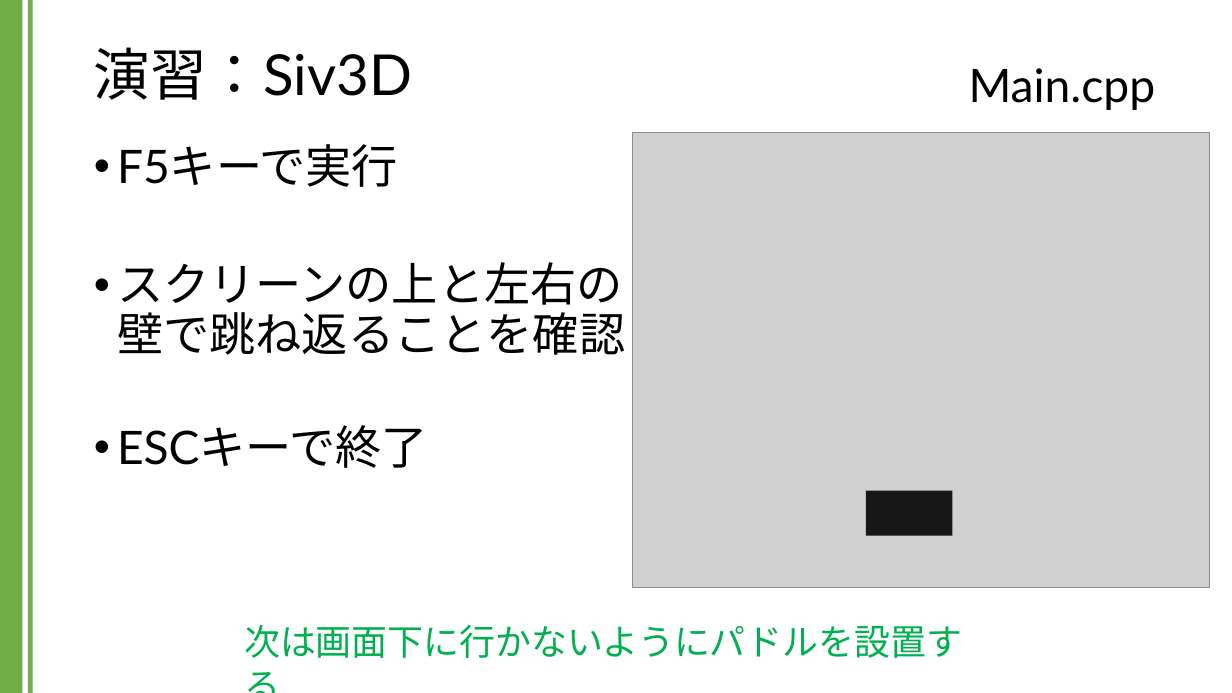
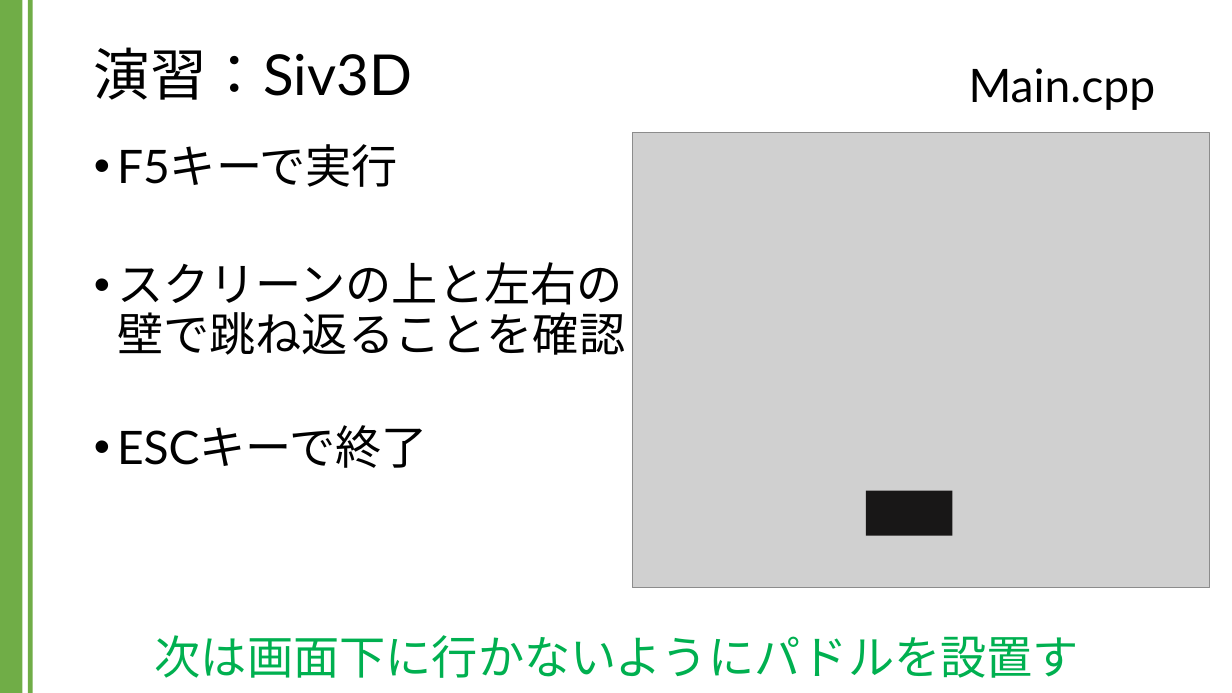
Before and after one commit to kic-murata/cpp2024, a slide deck: slide 33 of 授業資料/演習課題：Siv3D.pptx. Drawn at 1232x693 pixels with LibreOffice and Linux fonts; fonts in the diff are those of the drawing; grey boxes stand for pictures; background and template pictures are left out. Boxes give left, top, right and bottom in pixels: in the first picture for what was removed or moved away, otherwise in the second. Text is boxed around its words. In the diff, an @@ line names an element or a change of style, - is before the commit and + after.

```diff
--- a/授業資料/演習課題：Siv3D.pptx
+++ b/授業資料/演習課題：Siv3D.pptx
@@ text "次は画面下に行かないようにパドルを設置する": place and size @@
-text "次は画面下に行かないようにパドルを設置する" at [244, 625, 962, 658]
+text "次は画面下に行かないようにパドルを設置する" at [155, 635, 1079, 678]
@@ text "次は画面下に行かないようにパドルを設置する" at [155, 635, 1079, 678]: size 28 to 36 pt @@
```
Also in this commit, not shown: 9 other slides changed, 2 slides added.
